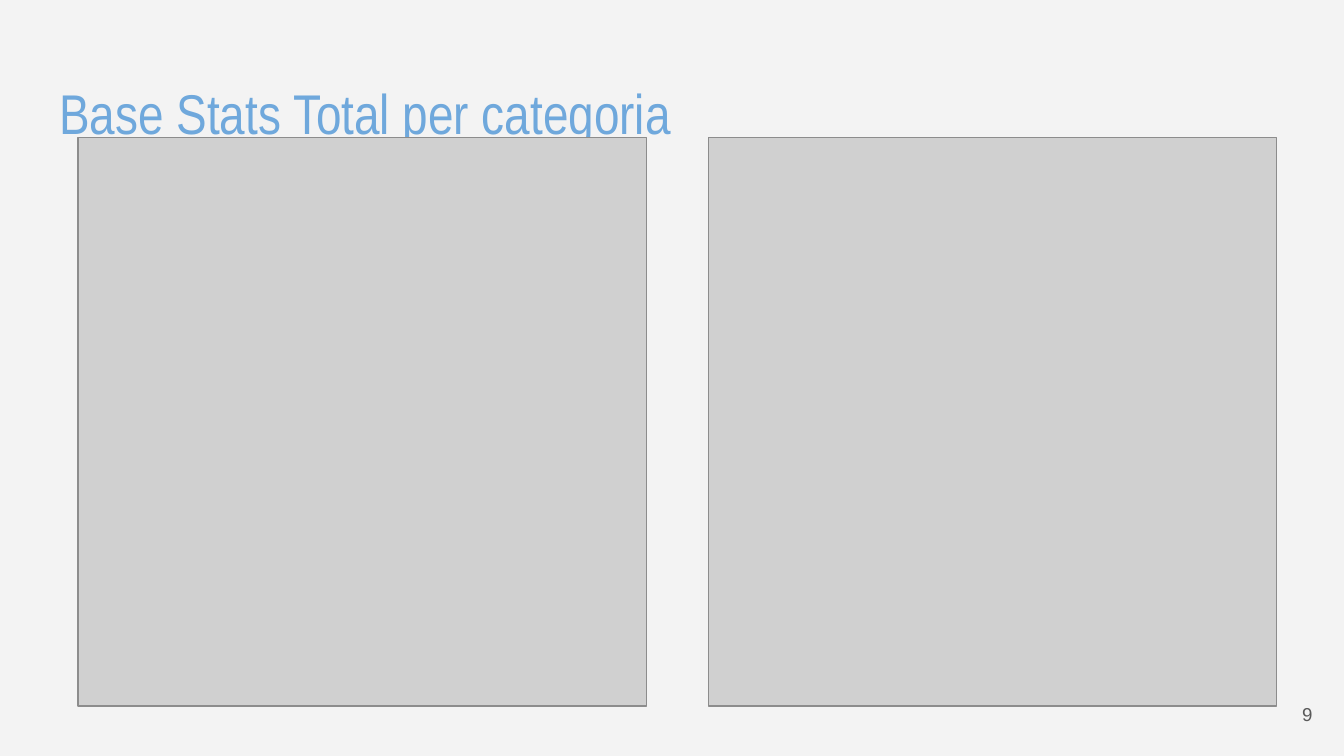
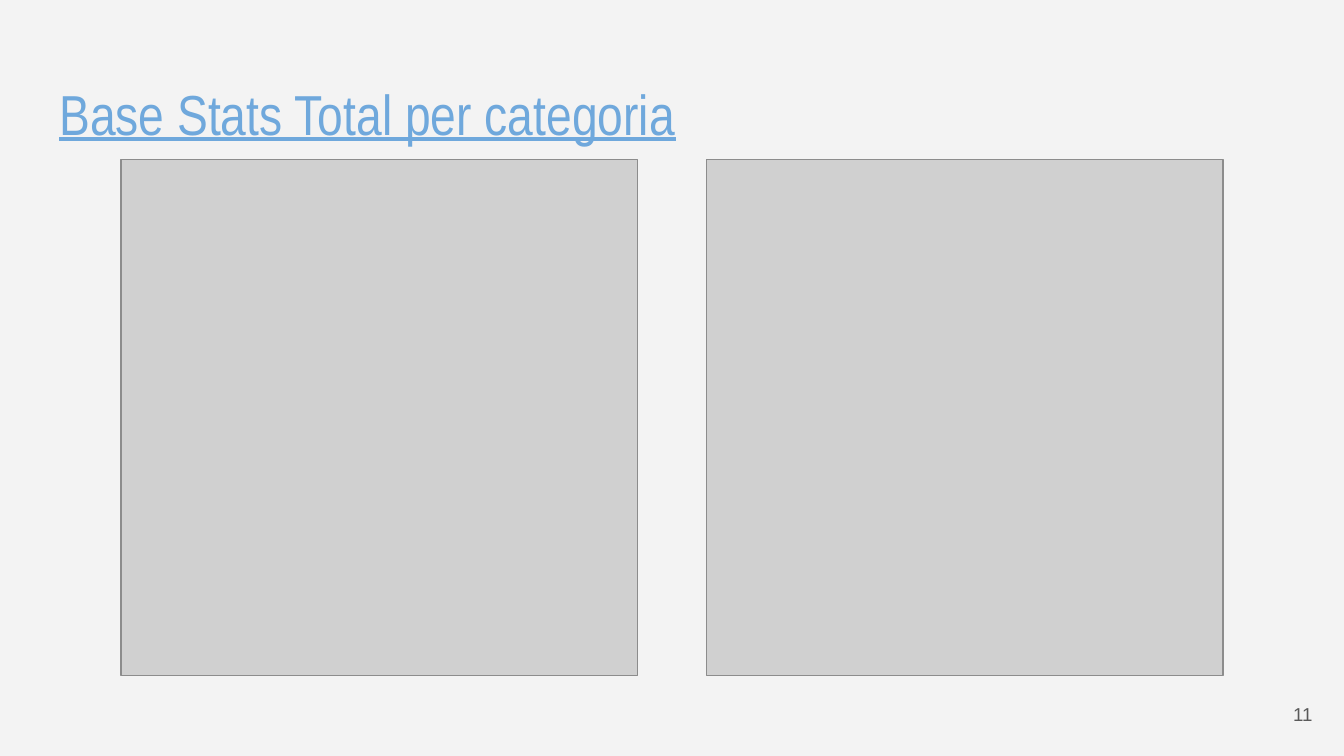
Before and after one commit to Mantotheale/PokemonScientificVisualization, a slide deck: slide 12 of Pokemon - Visualizzazione Scientifica.pptx (slide 9 before the commit). Drawn at 1344x756 pixels with LibreOffice and Linux fonts; fonts in the diff are those of the drawing; grey boxes stand for pictures. Boxes give left, top, right and bottom in pixels: in the first picture for what was removed or moved away, otherwise in the second. Text is boxed around its words. In the diff, an @@ line names an element or a change of style, - is before the commit and + after.

```diff
--- a/Pokemon - Visualizzazione Scientifica.pptx
+++ b/Pokemon - Visualizzazione Scientifica.pptx
@@ title "Base Stats Total per categoria" at bbox=[59, 94, 675, 145]: size 30 to 30.2 pt, underline on @@
@@ picture: place and size @@
-picture at bbox=[78, 137, 646, 706]
+picture at bbox=[121, 159, 637, 675]
@@ picture: place and size @@
-picture at bbox=[708, 137, 1277, 706]
+picture at bbox=[707, 160, 1223, 676]
@@ text at bbox=[1293, 708, 1312, 721]: text changed @@
-9
+11
```
Also in this commit, not shown: 15 other slides changed, 5 slides added, 1 slide removed, 1 other file.
